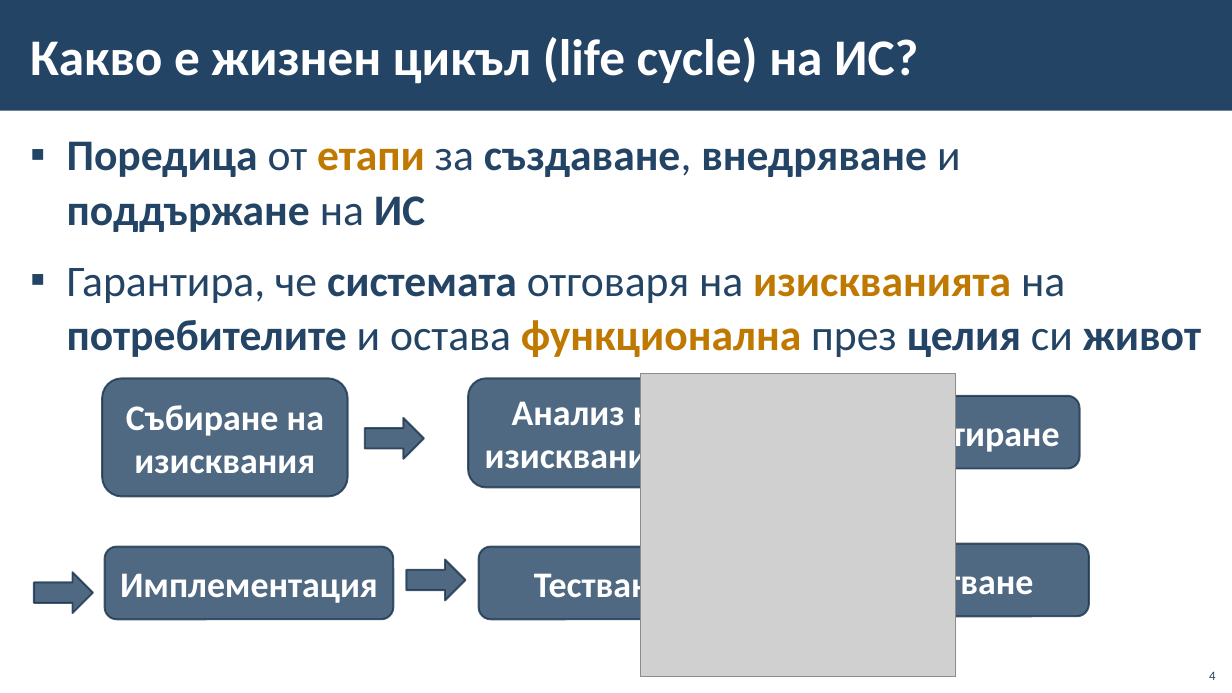
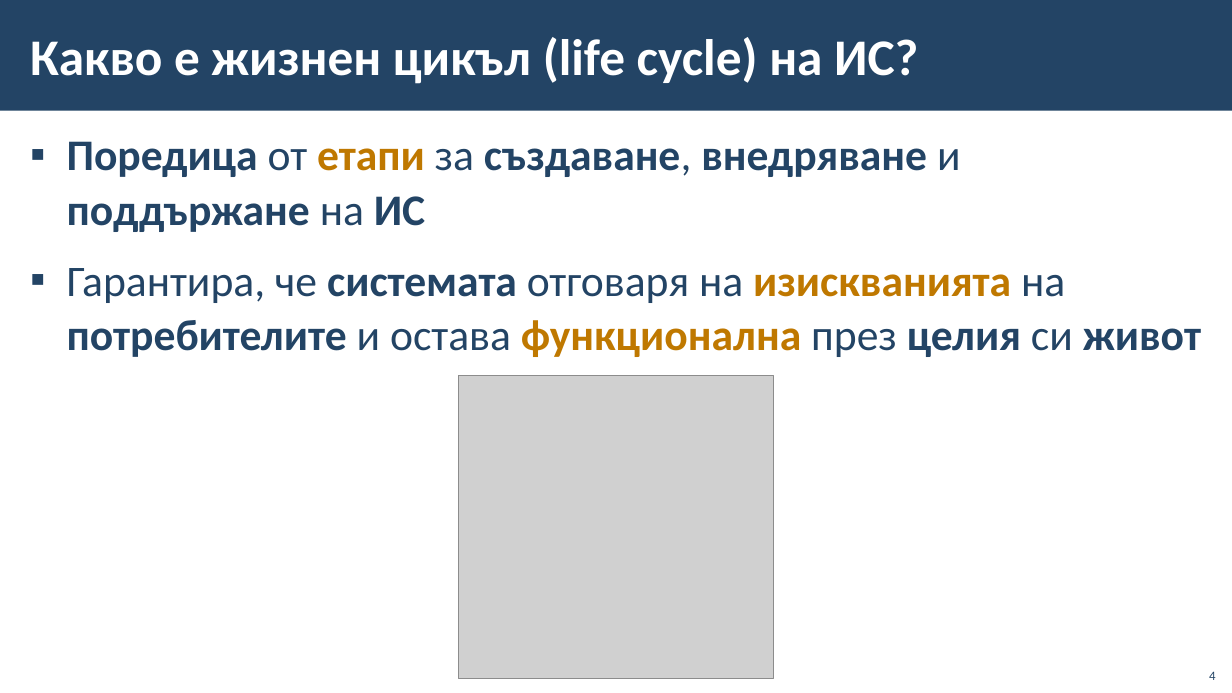
Before and after one commit to BG-IT-Edu/School-Programming, a slide deck: slide 4 of Courses/Software-Sciences/Module-4-Information-Systems-New/09-Life-cycle-of-Information-System/09-Life-cycle-of-Information-System.pptx. Drawn at 1232x693 pixels with LibreOffice and Linux fonts; fonts in the diff are those of the drawing; grey boxes stand for pictures; background and template pictures are left out. Boxes give left, top, right and bottom in pixels: in the first picture for what was removed or moved away, otherwise in the second. Text is boxed around its words. In the diff, an @@ line names an element or a change of style, - is before the commit and + after.

```diff
--- a/Courses/Software-Sciences/Module-4-Information-Systems-New/09-Life-cycle-of-Information-System/09-Life-cycle-of-Information-System.pptx
+++ b/Courses/Software-Sciences/Module-4-Information-Systems-New/09-Life-cycle-of-Information-System/09-Life-cycle-of-Information-System.pptx
@@ rounded rectangle removed at [103, 378, 348, 496] @@
-Събиране на изисквания
@@ picture: place and size @@
-picture at [640, 373, 956, 677]
+picture at [458, 375, 774, 678]
@@ rounded rectangle removed at [469, 378, 714, 487] @@
-Анализ на изискванията
@@ right arrow removed at [365, 418, 424, 458] @@
@@ rounded rectangle removed at [835, 396, 1080, 469] @@
-Проектиране
@@ rounded rectangle removed at [104, 547, 393, 620] @@
-Имплементация
@@ right arrow removed at [407, 560, 466, 601] @@
@@ rounded rectangle removed at [479, 547, 725, 620] @@
-Тестване
@@ rounded rectangle removed at [844, 543, 1090, 616] @@
-Тестване
@@ right arrow removed at [34, 572, 93, 613] @@
```
Also in this commit, not shown: 1 other slide changed, 1 slide added.
